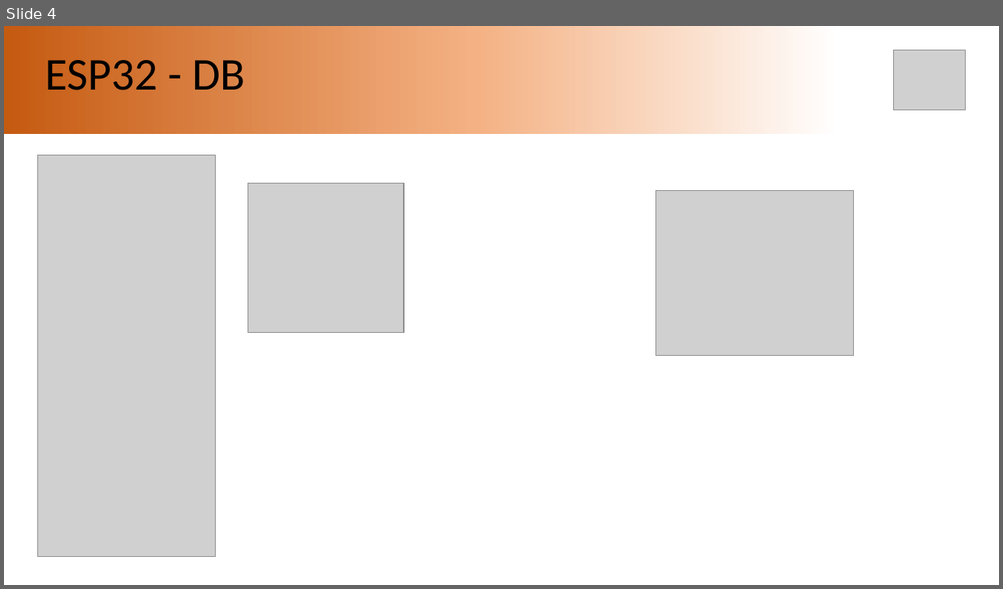
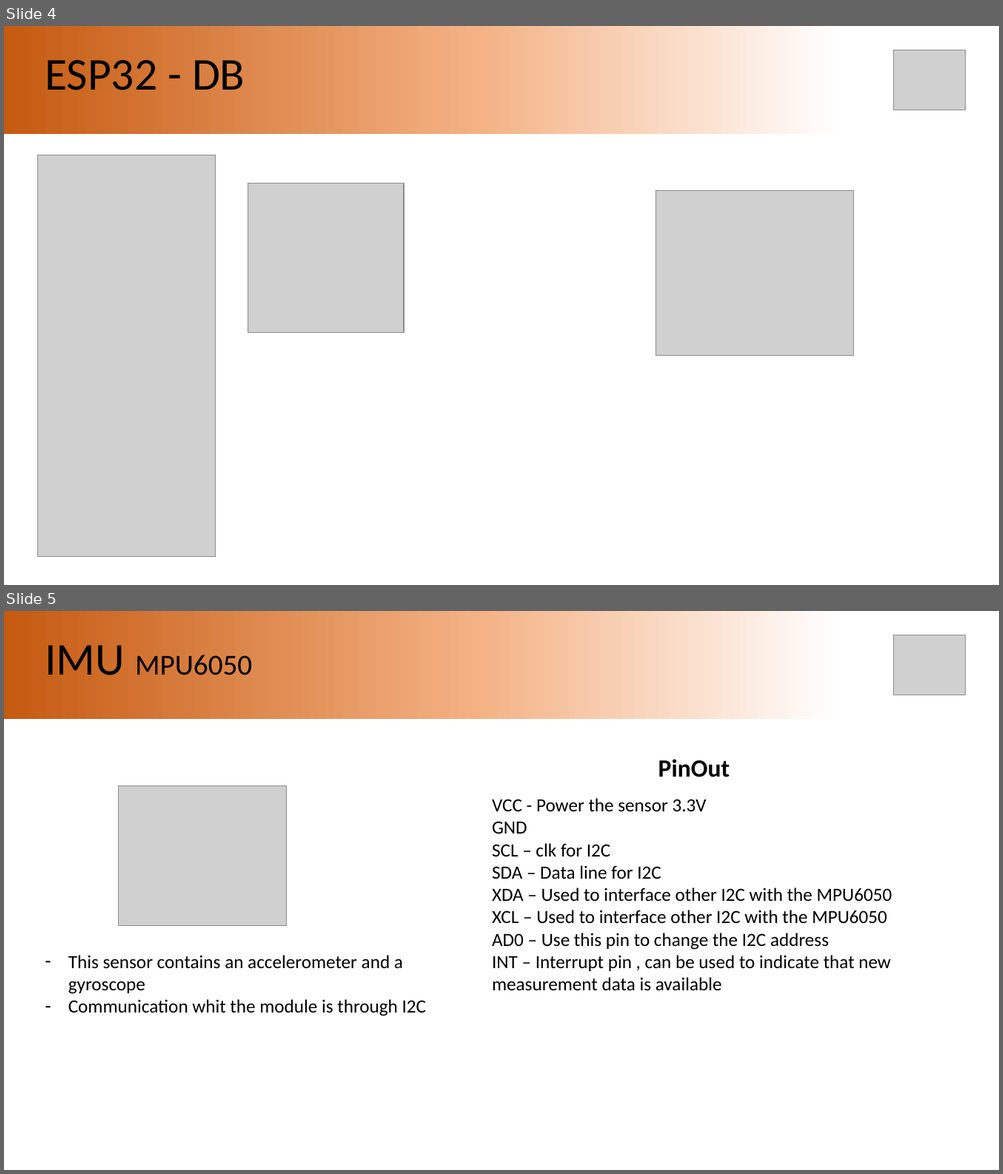
Before and after one commit to xuxusims2000/Motorbike_inclination, a slide deck: Motorbike inclination.pptx. Shown one above the other, each under a label of ours: slide 4 before the commit, slides 4 and 5 after it. The pictures are 1003x589 and 1003x1174 pixels, drawn with LibreOffice and Linux fonts; fonts in the diff are those of the drawing; grey boxes stand for pictures. Boxes give left, top, right and bottom in pixels: in the first picture for what was removed or moved away, otherwise in the second. Text is boxed around its words. In the diff, an @@ line names an element or a change of style, - is before the commit and + after.

```diff
--- a/Motorbike inclination.pptx
+++ b/Motorbike inclination.pptx
@@ slide 5 added at bbox=[4, 611, 999, 1170], background #FFFFFF @@
@@ rectangle added at bbox=[4, 611, 876, 719], fill gradient #C55A11 to #F4B183 to #FFFFFF @@
@@ title added at bbox=[45, 645, 252, 675], 28 pt, text #000000 @@
+IMU MPU6050
@@ picture added at bbox=[893, 635, 965, 695] @@
@@ text added at bbox=[658, 759, 729, 777], 24 pt, text #000000, bold @@
+PinOut
@@ picture added at bbox=[118, 786, 287, 925] @@
@@ text added at bbox=[492, 798, 892, 991], 18 pt, text #000000 @@
+VCC - Power the sensor 3.3V
+GND
+SCL – clk for I2C
+SDA – Data line for I2C
+XDA – Used to interface other I2C with the MPU6050
+XCL – Used to interface other I2C with the MPU6050
+AD0 – Use this pin to change the I2C address
+INT – Interrupt pin , can be used to indicate that new measurement data is available
@@ text added at bbox=[68, 955, 427, 1017], 18 pt, text #000000 @@
+– This sensor contains an accelerometer and a gyroscope
+– Communication whit the module is through I2C
```
Also in this commit, not shown: 1 slide removed, 2 other files.
